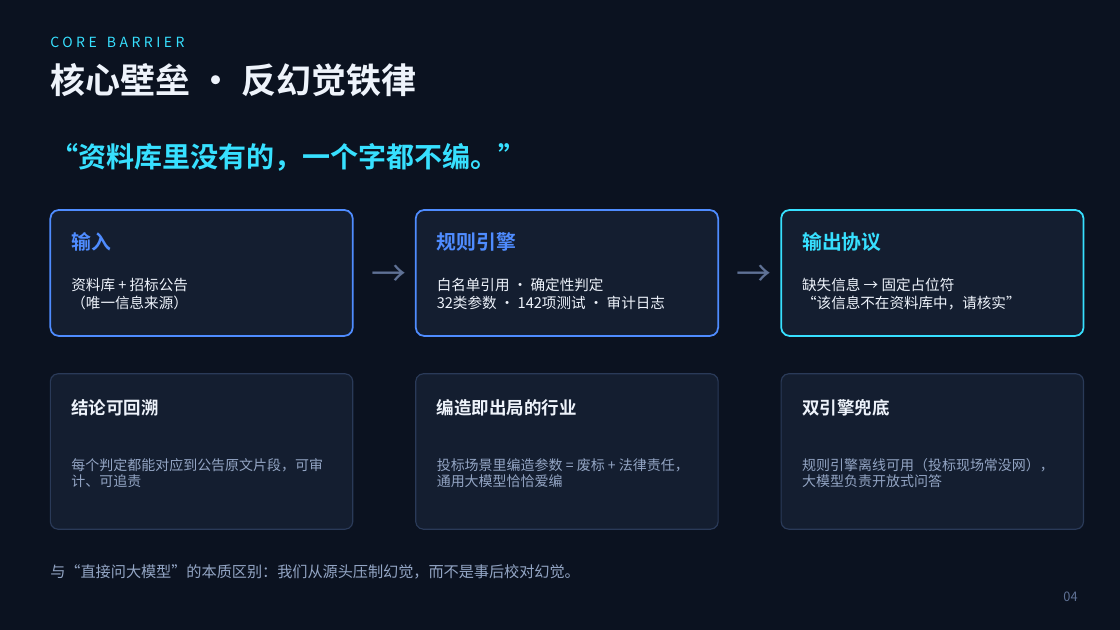
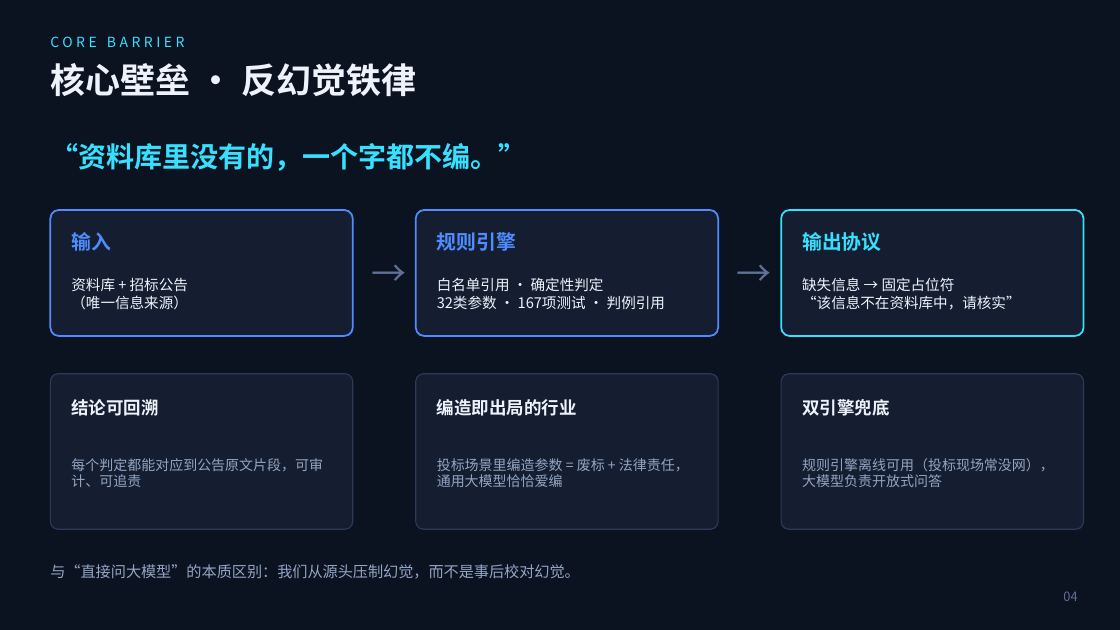
Before and after one commit to azzb66223944qq/bidpilot, a slide deck: slide 5 of docs/Roadshow-Deck-BidPilot.pptx. Drawn at 1120x630 pixels with LibreOffice and Linux fonts; fonts in the diff are those of the drawing. Boxes give left, top, right and bottom in pixels: in the first picture for what was removed or moved away, otherwise in the second. Text is boxed around its words. In the diff, an @@ line names an element or a change of style, - is before the commit and + after.

```diff
--- a/docs/Roadshow-Deck-BidPilot.pptx
+++ b/docs/Roadshow-Deck-BidPilot.pptx
@@ text at (437, 295, 665, 309): text changed @@
-32类参数 · 142项测试 · 审计日志
+32类参数 · 167项测试 · 判例引用
```
Also in this commit, not shown: 3 other slides changed, 25 other files.
